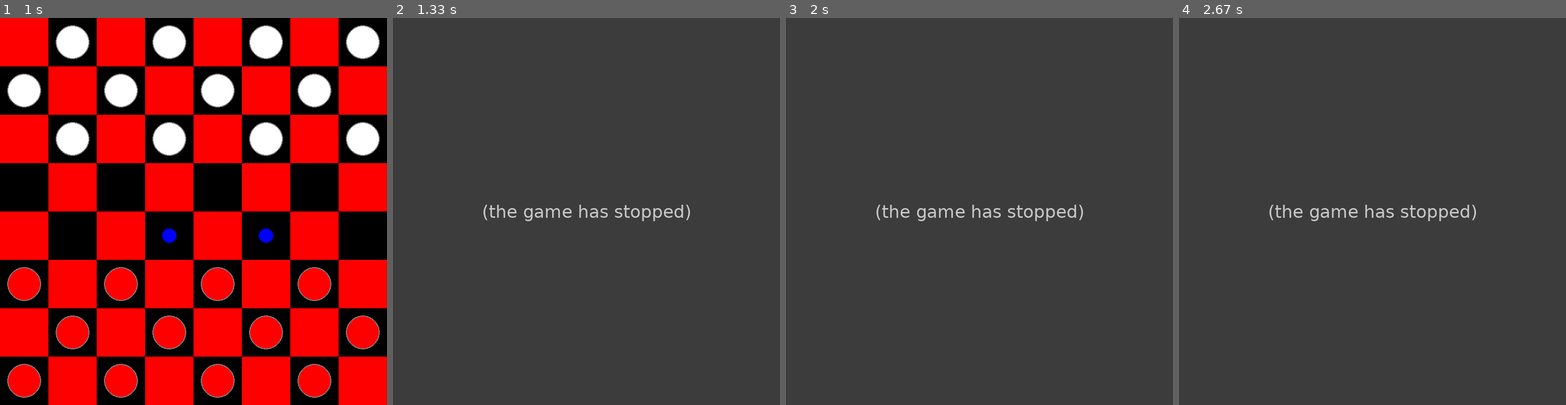
Above: before the commit, frames 1-4 (left to right).
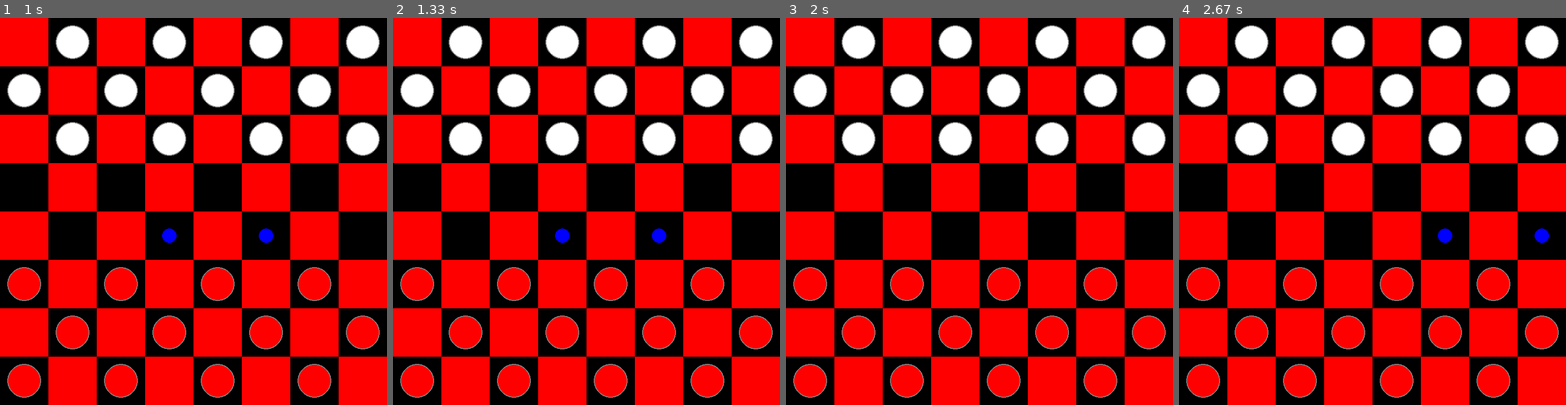
Above: after the commit, the same moments.

Repository: AmirmasoudCS/Pygame-Course
Game: pygame game, started from project_05/main.py
The game is run twice, just before and just after one commit, with the same random seed, the same clock (stepped at 60 frames per second) and the same inputs.
Inputs (mouse positions are in pixels of both pictures, inside the frame that each line leads up to):
- Up to frame 1 (1 s): click (193, 211) at 0.38 s; click (232, 296) at 0.72 s
- Up to frame 2 (1.33 s): click (644, 76) at 1.05 s
- Up to frame 3 (2 s): click (960, 312) at 1.88 s
- Up to frame 4 (2.67 s): click (1473, 273) at 2.22 s

Frame 1 is identical in both runs. In frame 2, 100% of the frame differs, in the area x 0-100%, y 0-100%; in frame 3, 100%; in frame 4, 100%.
Error before the commit: AttributeError: 'Game' object has no attribute 'move' (game.py line 33); the game stopped at 1.05 s (later frames are placeholders)

Commit message:
Fixing some typos in the call of the internal methods for the gmae

Diff:
--- a/project_05/checkers/game.py
+++ b/project_05/checkers/game.py
@@ -30,10 +30,10 @@
 
     def select(self, row, col):
         if self.selected:
-            result = self.move(row, col)
+            result = self._move(row, col)
             if not result:
                 self.selected = None
-                self.selecte(row, col)
+                self.select(row, col)
         else:
             piece = self.board.get_piece(row, col)
             if piece != 0 and piece.color == self.turn:
